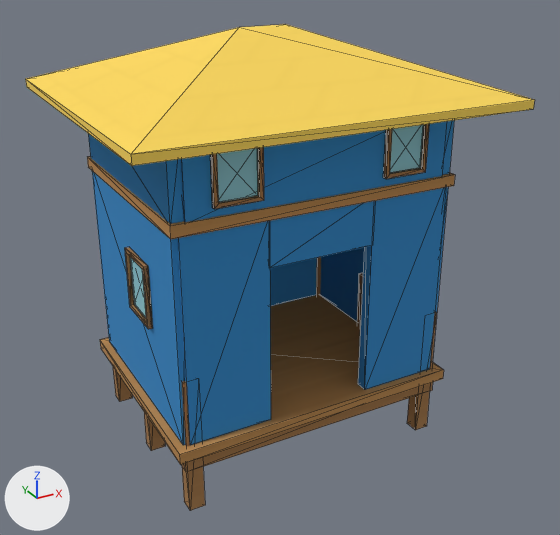
The glTF model assets/environments/beach/props/stilt_house_blue.glb: old version first, new version second.
Both versions are drawn from a 50 mm camera at (-4.99, -9.55, 7.29) aimed at (0.11, -0.26, 2.64). The axes (+X, +Y, +Z) are drawn at lower left. The lights are the same throughout. The first picture is the older version. Mesh edges are drawn as thin lines. Vertices at exactly the same position are counted once.

In view in the first picture: 'beach_stilt_house_blue'.
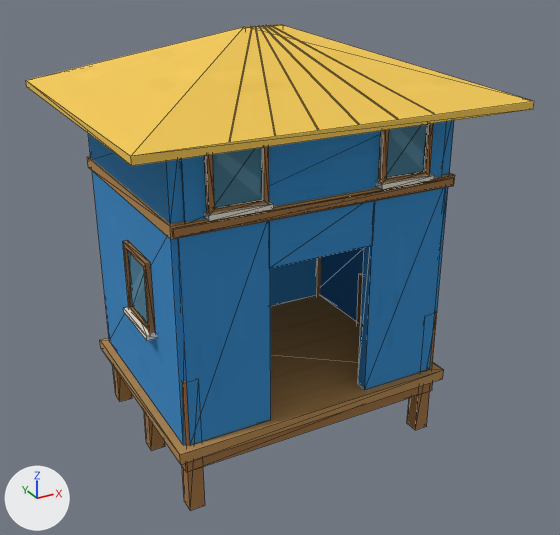
The change, as a diff of the scene's bpy script:
```diff
--- a/assets/environments/beach/props/stilt_house_blue.glb.py
+++ b/assets/environments/beach/props/stilt_house_blue.glb.py
@@ mat_fitted_blue @@
+mat_fitted_blue = principled_material('Fitted_blue')
+mat_fitted_blue.texture = img_beach_fitted
+mat_fitted_blue.roughness = 1.0
@@ mat_fitted_plank @@
+mat_fitted_plank = principled_material('Fitted_plank')
+mat_fitted_plank.texture = img_beach_fitted
+mat_fitted_plank.roughness = 1.0
@@ mat_fitted_yellow @@
+mat_fitted_yellow = principled_material('Fitted_yellow')
+mat_fitted_yellow.texture = img_beach_fitted
+mat_fitted_yellow.roughness = 1.0
@@ me_beach_stilt_house_blue @@
-me_beach_stilt_house_blue.from_pydata(...)  # 274 vertices, 444 faces; spans x -2.7..2.7, y -2.35..2.35, z 0.0..6.08
+me_beach_stilt_house_blue.from_pydata(...)  # 426 vertices, 672 faces; spans x -2.7..2.7, y -2.35..2.35, z 0.0..6.08
+# me_beach_stilt_house_blue part 1: a new loose piece, a box spanning x -2.06..2.06, y -1.697..-1.653, z 4.023..4.128, in mat_fitted_wood (picture img_beach_fitted)
+# me_beach_stilt_house_blue part 2: a new loose piece, a box spanning x -0.28..0.28, y -0.038..0.038, z 6.019..6.079, in mat_fitted_yellow (picture img_beach_fitted)
+# me_beach_stilt_house_blue part 3: a new loose piece, a box spanning x -1.547..-0.893, y -1.662..-1.628, z 4.283..5.037, in mat_fitted_window (picture img_beach_fitted)
+# me_beach_stilt_house_blue part 4: a new loose piece, a box spanning x 0.893..1.547, y -1.662..-1.628, z 4.283..5.037, in mat_fitted_window (picture img_beach_fitted)
+# me_beach_stilt_house_blue part 5: a new loose piece, a box spanning x -2.092..-2.058, y -0.727..0.027, z 2.398..3.302, in mat_fitted_window (picture img_beach_fitted)
+# me_beach_stilt_house_blue part 6: a new loose piece, a box spanning x -1.645..-0.795, y -1.765..-1.605, z 4.175..4.245, in mat_fitted_ivory (picture img_beach_fitted)
+# me_beach_stilt_house_blue part 7: a new loose piece, a box spanning x 0.795..1.645, y -1.765..-1.605, z 4.175..4.245, in mat_fitted_ivory (picture img_beach_fitted)
+# me_beach_stilt_house_blue part 8: a new loose piece, a box spanning x -2.195..-2.035, y -0.825..0.125, z 2.29..2.36, in mat_fitted_ivory (picture img_beach_fitted)
+# me_beach_stilt_house_blue part 9: the loose piece of 8 vertices spanning x -1.5..-0.94, y -1.65..-1.64, z 4.33..4.99 is deleted
+# me_beach_stilt_house_blue part 10: the loose piece of 8 vertices spanning x -2.09..-2.07, y -0.68..-0.02, z 2.44..3.26 is deleted
+# me_beach_stilt_house_blue part 11: the loose piece of 8 vertices spanning x 0.94..1.5, y -1.65..-1.64, z 4.33..4.99 is deleted
+# me_beach_stilt_house_blue part 12: 6 vertices moved from x -2.7..2.7, y -2.35..2.35, z 5.25..6.08 to x -2.7..2.7, y -2.35..2.35, z 5.23..6.08; 48 vertices removed from x -2.13..2.13, y -1.7..0.03, z 2.4..5.03; 144 vertices added at x -2.13..2.13, y -2.33..2.33, z 2.33..6.08
+# me_beach_stilt_house_blue part 13: 16 faces spanning x -2.17..2.17, y -1.74..1.74, z 0.9..4.16 switch from mat_beach_matte to mat_fitted_plank (picture img_beach_fitted)
+# me_beach_stilt_house_blue part 14: 80 faces spanning x -2.06..2.06, y -1.63..1.63, z 1.07..5.17 switch from mat_beach_matte to mat_fitted_blue (picture img_beach_fitted)
+# me_beach_stilt_house_blue part 15: 16 faces spanning x -2.7..2.7, y -2.35..2.35, z 5.13..6.08 switch from mat_beach_matte to mat_fitted_yellow (picture img_beach_fitted)
+# other edits to the shape of me_beach_stilt_house_blue do not show in these pictures
+me_beach_stilt_house_blue.materials.append(mat_fitted_wood)  # picture img_beach_fitted
+me_beach_stilt_house_blue.materials.append(mat_fitted_window)  # picture img_beach_fitted
+me_beach_stilt_house_blue.materials.append(mat_fitted_ivory)  # picture img_beach_fitted
```

Location of each change, (x1, y1, x2, y2) in pixels of the pictures (560 x 535 px):
'beach_stilt_house_blue', reshaped: before (26, 24, 535, 511); after (26, 24, 534, 511)
part 1 of me_beach_stilt_house_blue, added: after (173, 177, 454, 238)
part 2 of me_beach_stilt_house_blue, added: after (245, 24, 283, 28)
part 3 of me_beach_stilt_house_blue, added (blue): after (213, 148, 263, 208)
part 4 of me_beach_stilt_house_blue, added (blue): after (386, 124, 427, 178)
part 5 of me_beach_stilt_house_blue, added (blue): after (128, 252, 148, 324)
part 6 of me_beach_stilt_house_blue, added: after (204, 201, 274, 221)
part 7 of me_beach_stilt_house_blue, added: after (376, 174, 434, 190)
part 8 of me_beach_stilt_house_blue, added: after (124, 307, 157, 341)
part 9 of me_beach_stilt_house_blue, deleted (cyan): before (217, 148, 258, 202)
part 10 of me_beach_stilt_house_blue, deleted (cyan): before (130, 257, 146, 318)
part 11 of me_beach_stilt_house_blue, deleted (cyan): before (390, 125, 424, 173)
part 12 of me_beach_stilt_house_blue, reshaped: before (125, 124, 429, 329); after (123, 26, 434, 334)
part 13 of me_beach_stilt_house_blue, recoloured: (172, 174, 455, 239) in both
part 14 of me_beach_stilt_house_blue, recoloured: (176, 123, 448, 239) in both
part 15 of me_beach_stilt_house_blue, recoloured: (26, 25, 534, 164) in both
